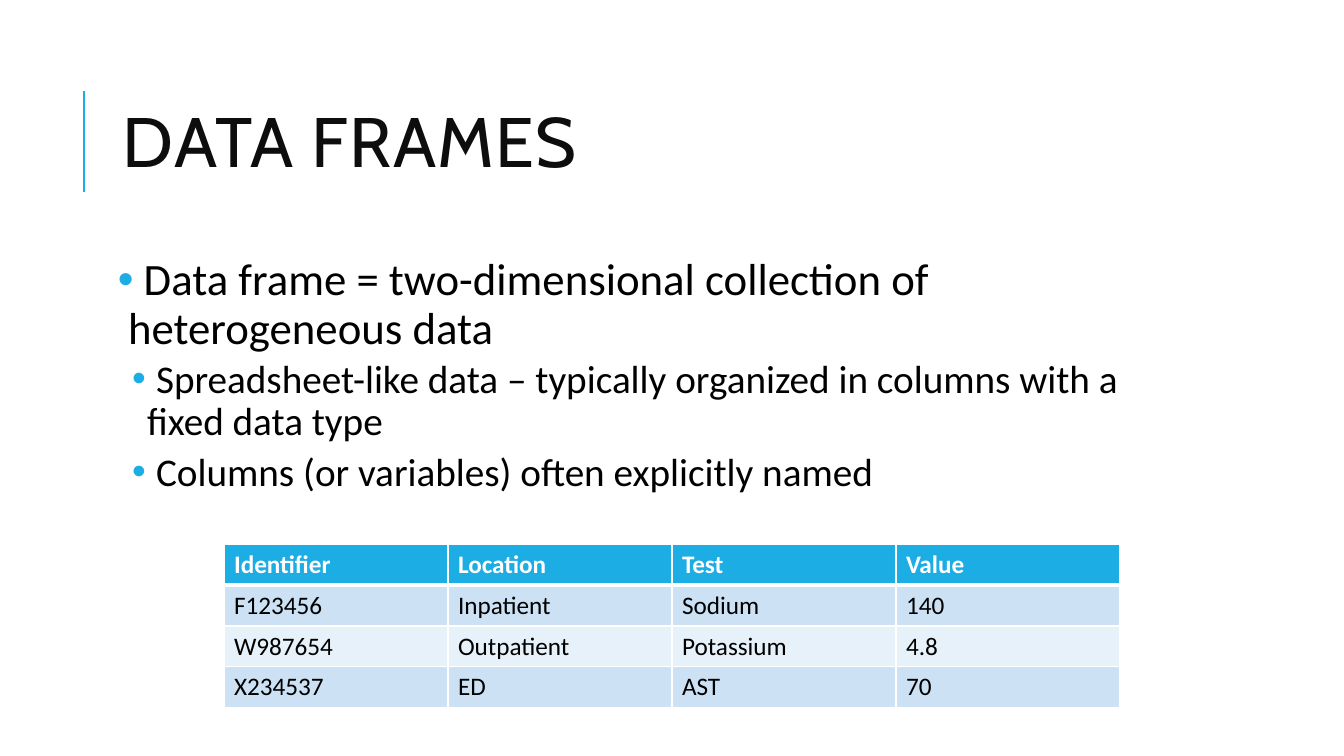
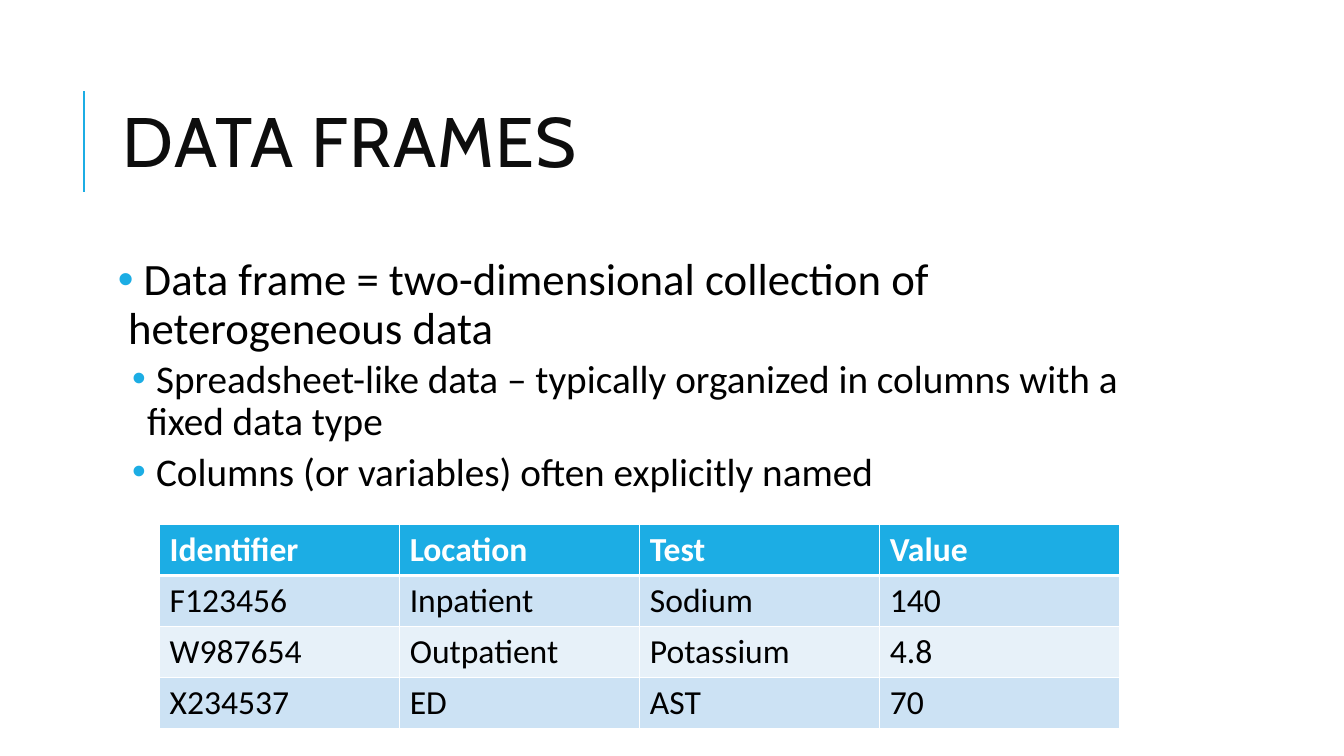
Before and after one commit to pcmathias/MSACL-data-literacy, a slide deck: slide 28 of presentations/DS 100 - Data Literacy and Management Basics.pptx (slide 27 before the commit). Drawn at 1344x756 pixels with LibreOffice and Linux fonts; fonts in the diff are those of the drawing. Boxes give left, top, right and bottom in pixels: in the first picture for what was removed or moved away, otherwise in the second. Text is boxed around its words. In the diff, an @@ line names an element or a change of style, - is before the commit and + after.

```diff
--- a/presentations/DS 100 - Data Literacy and Management Basics.pptx
+++ b/presentations/DS 100 - Data Literacy and Management Basics.pptx
@@ table at (159,524,1119,726) @@
@@ size 18 to 24 pt @@
@@ table: place and size @@
-table at (224,544,1119,708)
+table at (159,524,1119,726)
```
Also in this commit, not shown: 1 other slide changed, 2 slides added.
